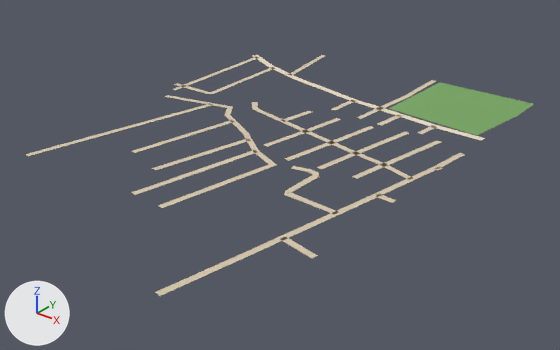
A saved change to the glTF model public/assets/bengaluru-region-v1/tiles/t-20_-39-l1.glb.
The view is the same before and after, from a 50 mm camera at (-9223.0, -19784.0, 296.0) aimed at (-9649.0, -19252.0, -34.0). The lights are fixed; the arrows at lower left show +X, +Y and +Z. The first picture is the older version.

In view in the first picture: 'ground'.
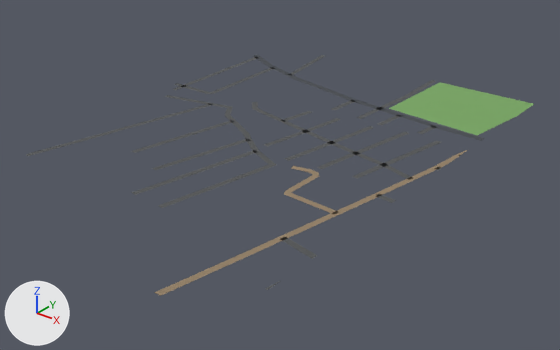
Boxes (x1, y1, x2, y2) around the edits, measured in the pictures (560 x 350 px; the box of a moved part takes in the faces that stretch with it):
part 1 of me_ground, moved or reshaped: before (155, 173, 319, 296); after (154, 172, 319, 296)
part 2 of me_ground, moved or reshaped: (433, 125, 485, 170) in both
part 3 of me_ground, moved or reshaped: (253, 55, 325, 76) in both
part 4 of me_ground, moved or reshaped: (415, 80, 436, 91) in both
part 5 of me_ground, recoloured: (26, 56, 485, 296) in both

The change, as a list of edits to the scene's bpy script:
```text
Change me_ground:
    used by ob_ground; location = (-10000.0, -19500.0, 0.0)
    verts and faces of me_ground; kept vertices keep their numbers, new ones are numbered from 318
    before: 244 (377.0, 458.0, 1.0) at pixel (414, 89), 245 (383.0, 458.0, 1.0) at pixel (419, 90), 246 (377.0, 479.0, 1.0) at pixel (423, 84), 247 (383.0, 479.0, 1.0) at pixel (427, 85), 248 (376.0, 500.0, 1.0) at pixel (431, 80)
    before: 249 (382.0, 500.0, 1.0) at pixel (436, 81)
    remove me_ground.from_pydata(...)  # 318 vertices, 275 faces; spans x 151.0..503.0, y -1.0..500.0, z 1.0
    add me_ground.from_pydata(...)  # 322 vertices, 277 faces; spans x 153.0..500.0, y 0.0..500.0, z 1.0
    me_ground part 1
    4 vertices are removed from x 424.0..501.0, y 99.0..210.0, z 1.0
    9 faces are deleted
    6 vertices move from x 419.0..459.0, y 28.0..210.0, z 1.0 to x 419.0..458.0, y 15.0..209.0, z 1.0
    9 vertices are added at x 425.0..500.0, y 49.0..211.0, z 1.0
    12 new faces join them
    me_ground part 2
    5 vertices are removed from x 499.0..503.0, y 292.0..332.0, z 1.0
    7 faces are deleted
    4 vertices move from x 474.0..499.0, y 286.0..379.0, z 1.0 to x 478.0..500.0, y 292.0..379.0, z 1.0
    4 vertices are added at (500.0, 306.0, 1.0), (500.0, 329.0, 1.0), (500.0, 286.0, 1.0), (500.0, 326.0, 1.0)
    6 new faces join them
    me_ground part 3
    3 vertices are removed from x 151.0..229.0, y 442.0..471.0, z 1.0
    5 faces are deleted
    3 vertices move from x 154.0..234.0, y 440.0..449.0, z 1.0 to x 153.0..234.0, y 441.0..442.0, z 1.0
    3 vertices are added at (153.0, 450.0, 1.0), (229.0, 474.0, 1.0), (223.0, 473.0, 1.0)
    5 new faces join them
    me_ground part 4
    add delete_vertices([246, 247])  # with the faces that use them
    add verts[327] = (382.0, 489.0, 1.0)  # pixel (431, 83)
    add verts[328] = (376.0, 489.0, 1.0)  # pixel (427, 82)
    add faces += [(244, 245, 327), (244, 327, 328), (248, 328, 327), (248, 327, 249)]
    me_ground part 5: 211 kept faces spanning x 153.0..500.0, y 0.0..458.0, z 1.0 get new vertex colours; the middle colour goes from beige #d7c9ae to dark grey #535556
```
